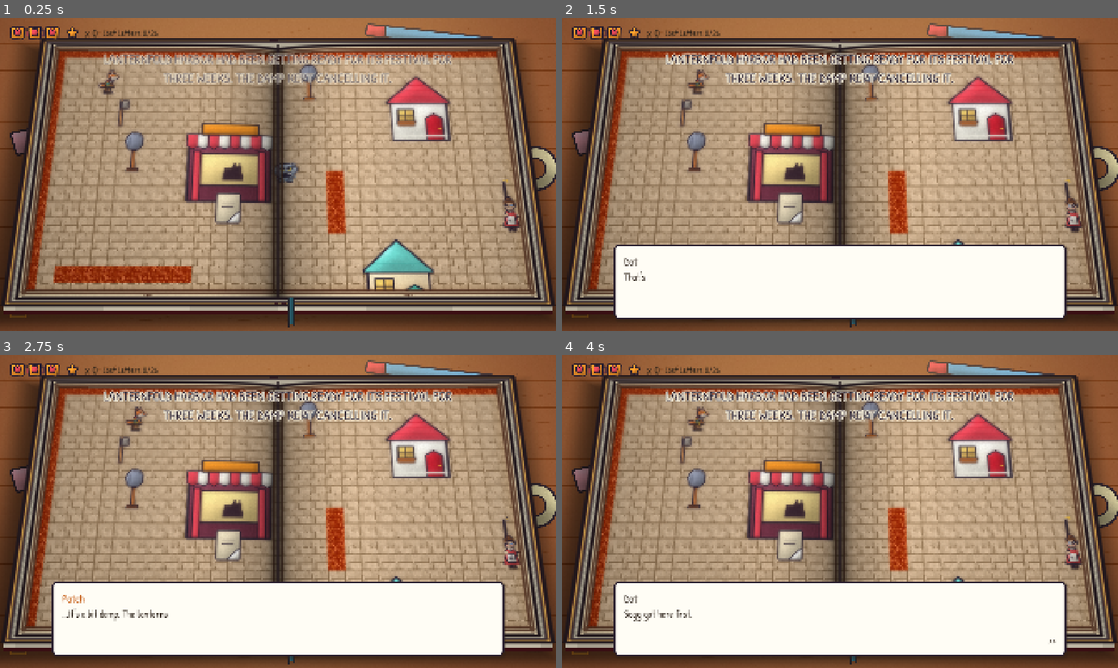
Above: before the commit, frames 1-4 (two rows, left to right).
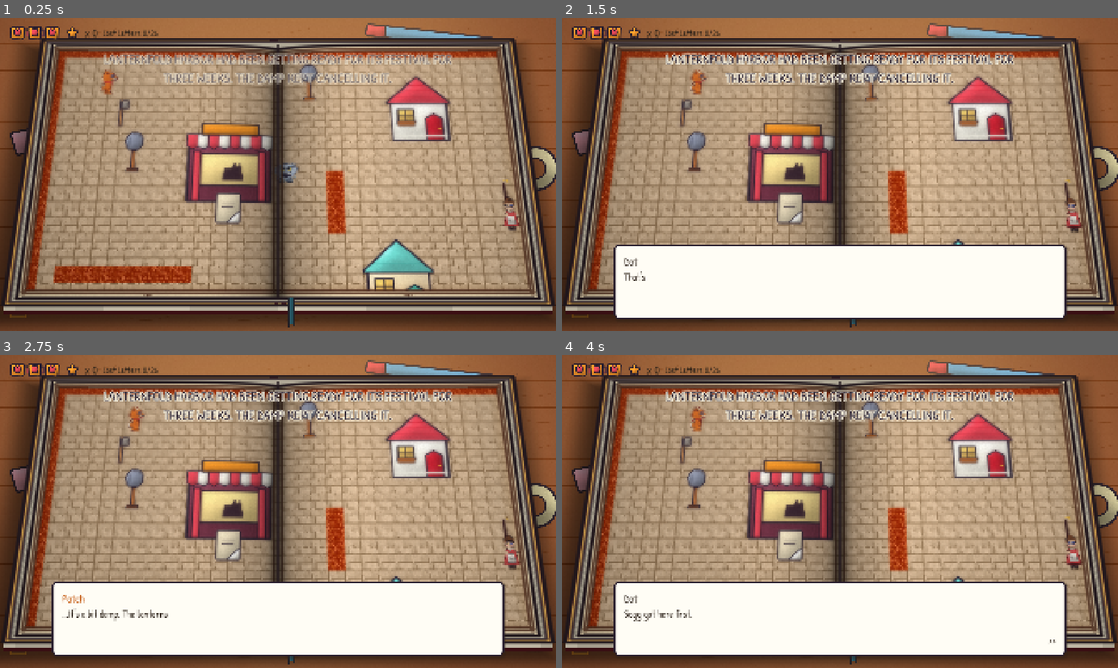
Above: after the commit, the same moments.

Repository: aharris291-hue/2ndsidescroller
Game: Godot game, scene res://scenes/levels/ch2_lanternfold/lanternfold_town.tscn
The game is run twice, just before and just after one commit, with the same random seed, the same clock (stepped at 60 frames per second) and the same inputs. This scene is started directly instead of the project's main scene.
Inputs (mouse positions are in pixels of both pictures, inside the frame that each line leads up to):
- Up to frame 1 (0.25 s): no input
- Up to frame 2 (1.5 s): tap Enter (ui_accept) at 0.5 s; move the mouse to (962, 158) at 0.52 s; hold D (move_right) 0.53-1.25 s; hold J (attack) 0.53-1.25 s; click (962, 158) at 0.67 s; tap Space (jump) at 0.77, 1.07 s; drag from (728, 190) to (689, 93) at 1.27 s
- Up to frame 3 (2.75 s): tap Enter (ui_accept) at 2 s; move the mouse to (333, 442) at 2.02 s; hold D (move_right) from 2.03 s (still down); tap L (grapple) at 2.1 s
- Up to frame 4 (4 s): release D (move_right) at 2.75 s; drag from (812, 574) to (1045, 452) at 2.77 s; tap Enter (ui_accept) at 3.5 s; move the mouse to (1006, 558) at 3.52 s; hold A (move_left) from 3.53 s (still down); tap Shift at 3.6 s; tap Space (jump) at 3.77 s

The runs differ from the first frame. In frame 1, 0.4% of the frame differs, in the area x 17-94%, y 16-69%; in frame 2, 0.3%; in frame 3, 0.3%; in frame 4, 0.3%.

Commit message:
Restyle the cast to match Patch's turnaround sheet
- Add Adam's Patch turnaround sheet as the character reference
  (docs/art/patch_turnaround.png)
- Patch redrawn from the sheet: folded orange paper, big head and ears,
  stitched navy button eyes, open grin, red bandana, mitten paws and a torn
  tail stump with white paper fibres; still a five-frame walk/jump strip
- Papercraft style for every character: edges in a deep shade of each
  colour, flat light-catching facets, running stitches, and sewn-on button
  eyes for the friendly cast (Soggies keep glaring eyes)

Co-Authored-By: Claude Opus 5.5 <noreply@anthropic.com>
Claude-Session: https://claude.ai/code/session_01RLJvChxJXFtXZQYtAWEzAU

Diff:
--- a/scenes/player/patch.tscn
+++ b/scenes/player/patch.tscn
@@ -28,7 +28,7 @@
 [node name="Visual" type="Node2D" parent="." unique_id=478534995]
 
 [node name="Sprite2D" type="Sprite2D" parent="Visual" unique_id=979234526]
-position = Vector2(-6, -10)
+position = Vector2(-17, -10)
 scale = Vector2(0.375, 0.375)
 texture = ExtResource("2_q1kn0")
 hframes = 5
Binary file changed: assets/art/characters/corrugate.png
Binary file changed: assets/art/characters/crumple.png
Binary file changed: assets/art/characters/dot.png
Binary file changed: assets/art/characters/lamplighter_sisters.png
Binary file changed: assets/art/characters/lost_sheep.png
Binary file changed: assets/art/characters/patch.png
Binary file changed: assets/art/characters/shepherd_fluff.png
Binary file changed: assets/art/characters/soggy.png
Binary file added: docs/art/patch_turnaround.png
Not shown, added: docs/art/patch_turnaround.png.import
Not shown, changed: README.md
Not shown, changed: tools/art/character_art.py
